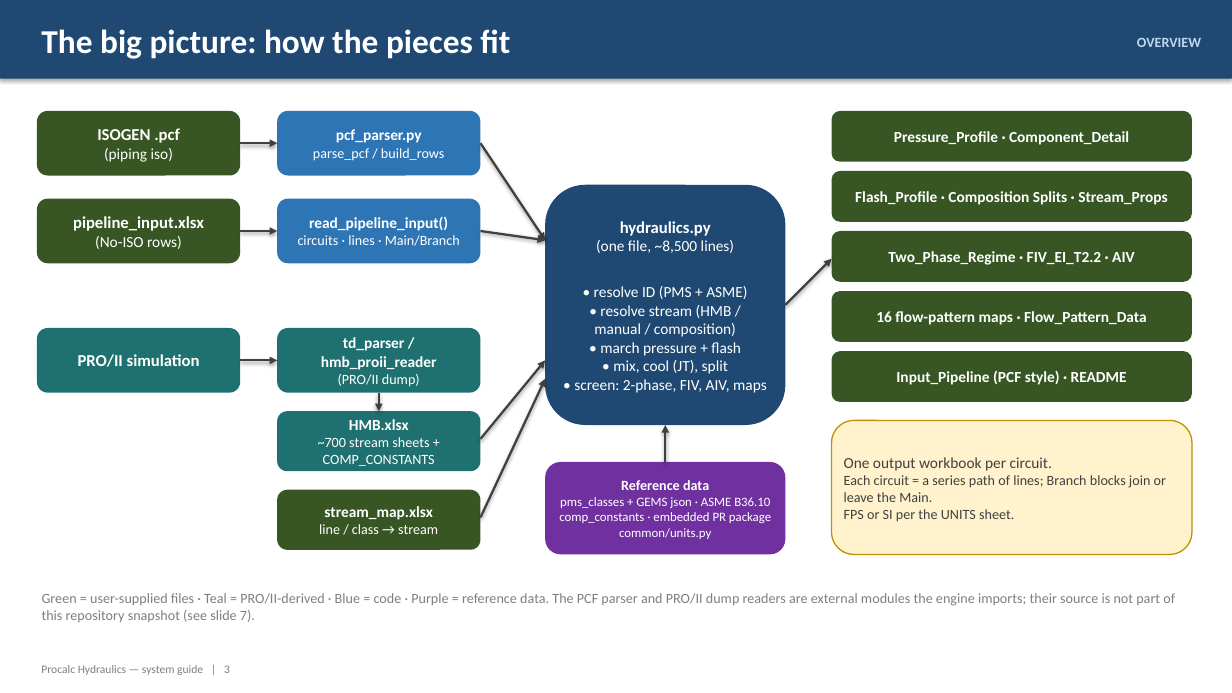
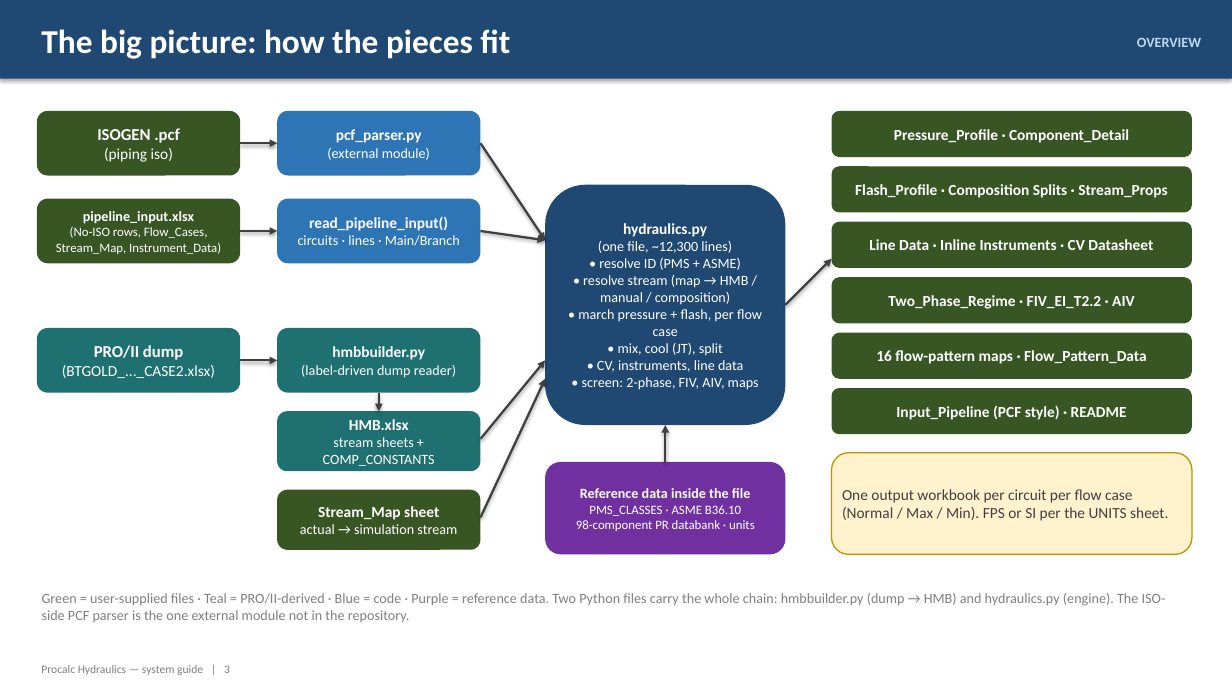
Before and after one commit to ipratikmenon/procalc, a slide deck: slide 3 of Hydraulics/Procalc_Hydraulics_System_Guide.pptx. Drawn at 1232x693 pixels with LibreOffice and Linux fonts; fonts in the diff are those of the drawing. Boxes give left, top, right and bottom in pixels: in the first picture for what was removed or moved away, otherwise in the second. Text is boxed around its words. In the diff, an @@ line names an element or a change of style, - is before the commit and + after.

```diff
--- a/Hydraulics/Procalc_Hydraulics_System_Guide.pptx
+++ b/Hydraulics/Procalc_Hydraulics_System_Guide.pptx
@@ rounded rectangle "Pressure_Profile · Component_Detail": place and size @@
-rounded rectangle "Pressure_Profile · Component_Detail" at <box>832,111,1192,162</box>
+rounded rectangle "Pressure_Profile · Component_Detail" at <box>832,111,1192,157</box>
@@ text in rounded rectangle at <box>327,148,430,160</box>: text changed @@
-parse_pcf / build_rows
+(external module)
@@ rounded rectangle "Flash_Profile · Composition Splits · ...": place and size @@
-rounded rectangle "Flash_Profile · Composition Splits · ..." at <box>832,171,1192,222</box>
+rounded rectangle "Flash_Profile · Composition Splits · ..." at <box>832,166,1192,213</box>
@@ text in rounded rectangle at <box>56,227,221,254</box>: text changed; size 12 to 10 pt @@
-(No-ISO rows)
+(No-ISO rows, Flow_Cases,
+Stream_Map, Instrument_Data)
@@ text in rounded rectangle at <box>83,211,194,224</box>: size 13 to 11 pt in "pipeline_input.xlsx" @@
@@ text in rounded rectangle at <box>582,223,759,390</box>: size 13 to 12 pt in "hydraulics.py"; size 12 to 11 pt in "• resolve ID (PMS + ASME)", "• mix, cool (JT), split", "• screen: 2-phase, FIV, AIV, maps" @@
@@ rounded rectangle added at <box>832,222,1192,268</box>, fill #375623, 12 pt, text #FFFFFF, bold @@
+Line Data · Inline Instruments · CV Datasheet
@@ text in rounded rectangle at <box>598,241,732,253</box>: text changed; size 12 to 11 pt @@
-(one file, ~8,500 lines)
+(one file, ~12,300 lines)
@@ text in rounded rectangle at <box>578,275,762,336</box>: text changed; size 12 to 11 pt @@
-• resolve stream (HMB / manual / composition)
-• march pressure + flash
+• resolve stream (map → HMB / manual / composition)
+• march pressure + flash, per flow case
@@ rounded rectangle "Two_Phase_Regime · FIV_EI_T2.2 · AIV": place and size @@
-rounded rectangle "Two_Phase_Regime · FIV_EI_T2.2 · AIV" at <box>832,231,1192,282</box>
+rounded rectangle "Two_Phase_Regime · FIV_EI_T2.2 · AIV" at <box>832,277,1192,323</box>
@@ text in rounded rectangle at <box>62,345,215,378</box>: text changed; size 13 to 12 pt; bold off @@
-PRO/II simulation
+PRO/II dump
+(BTGOLD_..._CASE2.xlsx)
@@ text in rounded rectangle at <box>301,346,456,378</box>: text changed; size 12 to 11 pt; bold off @@
-td_parser / hmb_proii_reader
-(PRO/II dump)
+hmbbuilder.py
+(label-driven dump reader)
@@ rounded rectangle "16 flow-pattern maps · Flow_Pattern_Data": place and size @@
-rounded rectangle "16 flow-pattern maps · Flow_Pattern_Data" at <box>832,291,1192,342</box>
+rounded rectangle "16 flow-pattern maps · Flow_Pattern_Data" at <box>832,333,1192,379</box>
@@ text in rounded rectangle at <box>597,360,743,372</box>: paragraph added @@
+• CV, instruments, line data
@@ rounded rectangle "Input_Pipeline (PCF style) · README": place and size @@
-rounded rectangle "Input_Pipeline (PCF style) · README" at <box>832,351,1192,402</box>
+rounded rectangle "Input_Pipeline (PCF style) · README" at <box>832,388,1192,434</box>
@@ text in rounded rectangle at <box>323,437,435,466</box>: text changed @@
-~700 stream sheets + COMP_CONSTANTS
+stream sheets + COMP_CONSTANTS
@@ rounded rectangle "One output workbook per circuit ...": place and size @@
-rounded rectangle "One output workbook per circuit ..." at <box>832,421,1192,555</box>
+rounded rectangle "One output workbook per circuit ..." at <box>832,453,1192,555</box>
@@ text in rounded rectangle at <box>300,506,457,534</box>: text changed @@
-stream_map.xlsx
-line / class → stream
+Stream_Map sheet
+actual → simulation stream
@@ text in rounded rectangle at <box>576,488,755,531</box>: text changed @@
-Reference data
-pms_classes + GEMS json · ASME B36.10
-comp_constants · embedded PR package
-common/units.py
+Reference data inside the file
+PMS_CLASSES · ASME B36.10
+98-component PR databank · units
@@ text in rounded rectangle at <box>842,489,1168,521</box>: text changed; size 11 to 12 pt @@
-One output workbook per circuit.
-Each circuit = a series path of lines; Branch blocks join or leave the Main.
-FPS or SI per the UNITS sheet.
+One output workbook per circuit per flow case (Normal / Max / Min). FPS or SI per the UNITS sheet.
@@ text at <box>42,593,1166,622</box>: text changed @@
-Green = user-supplied files · Teal = PRO/II-derived · Blue = code · Purple = reference data. The PCF parser and PRO/II dump readers are external modules the engine imports; their source is not part of this repository snapshot (see slide 7).
+Green = user-supplied files · Teal = PRO/II-derived · Blue = code · Purple = reference data. Two Python files carry the whole chain: hmbbuilder.py (dump → HMB) and hydraulics.py (engine). The ISO-side PCF parser is the one external module not in the repository.
```
Also in this commit, not shown: 26 other slides changed, 4 slides added, 4 slides removed, 2 other files.
